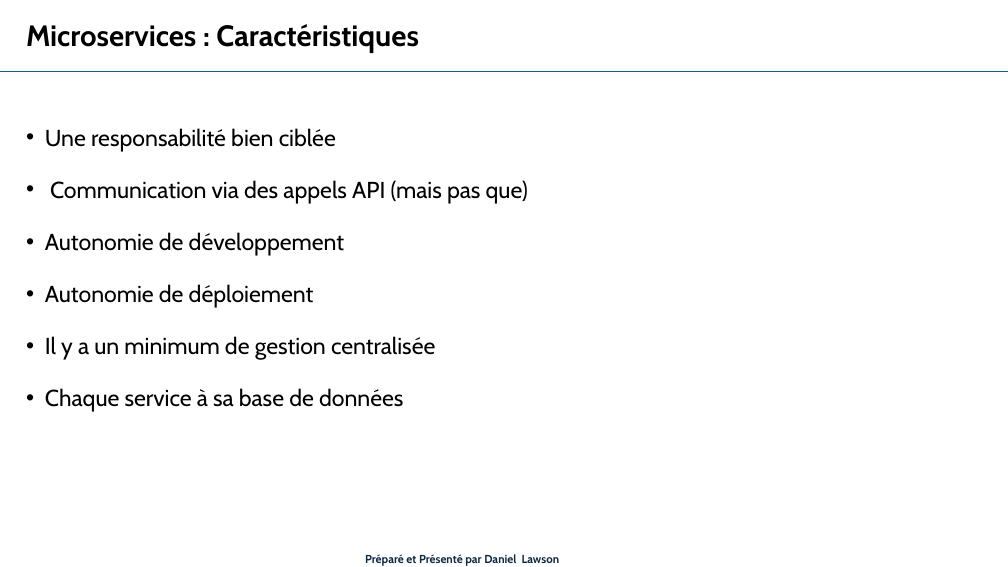
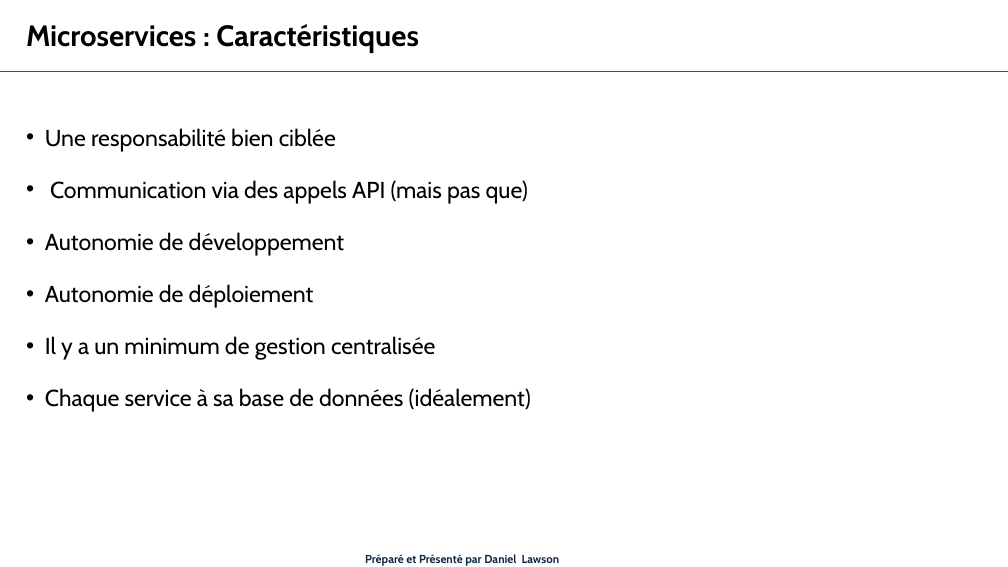
Before and after one commit to danylaws/microservices-course-efrei, a slide deck: slide 10 of Mod-1_introduction-aux-microservices/Mod-1_introduction-to-microservices.pptx. Drawn at 1008x567 pixels with LibreOffice and Linux fonts; fonts in the diff are those of the drawing. Boxes give left, top, right and bottom in pixels: in the first picture for what was removed or moved away, otherwise in the second. Text is boxed around its words. In the diff, an @@ line names an element or a change of style, - is before the commit and + after.

```diff
--- a/Mod-1_introduction-aux-microservices/Mod-1_introduction-to-microservices.pptx
+++ b/Mod-1_introduction-aux-microservices/Mod-1_introduction-to-microservices.pptx
@@ text at [45, 388, 531, 412]: text changed @@
-• Chaque service à sa base de données
+• Chaque service à sa base de données (idéalement)
```
Also in this commit, not shown: 5 other slides changed, 3 other files.
